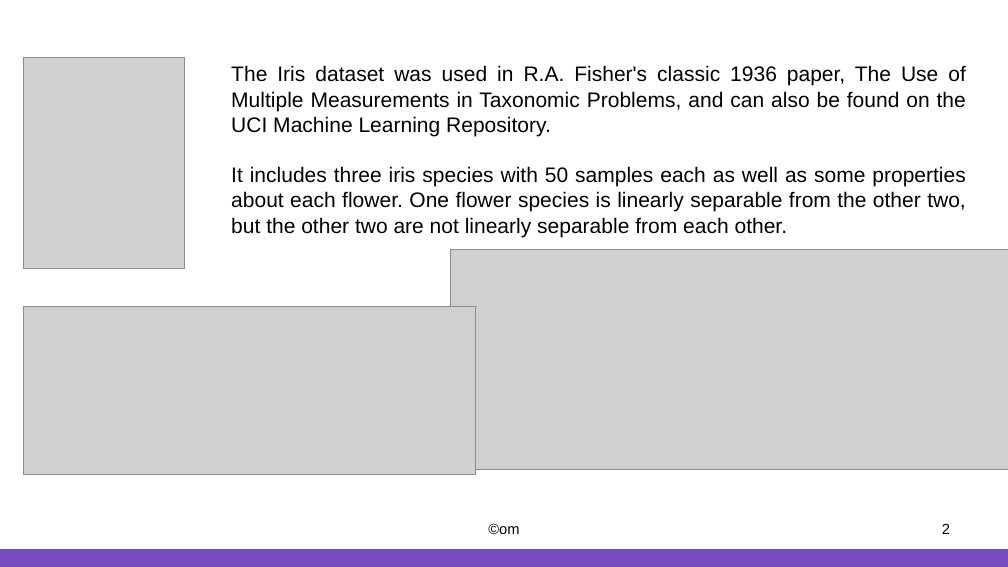
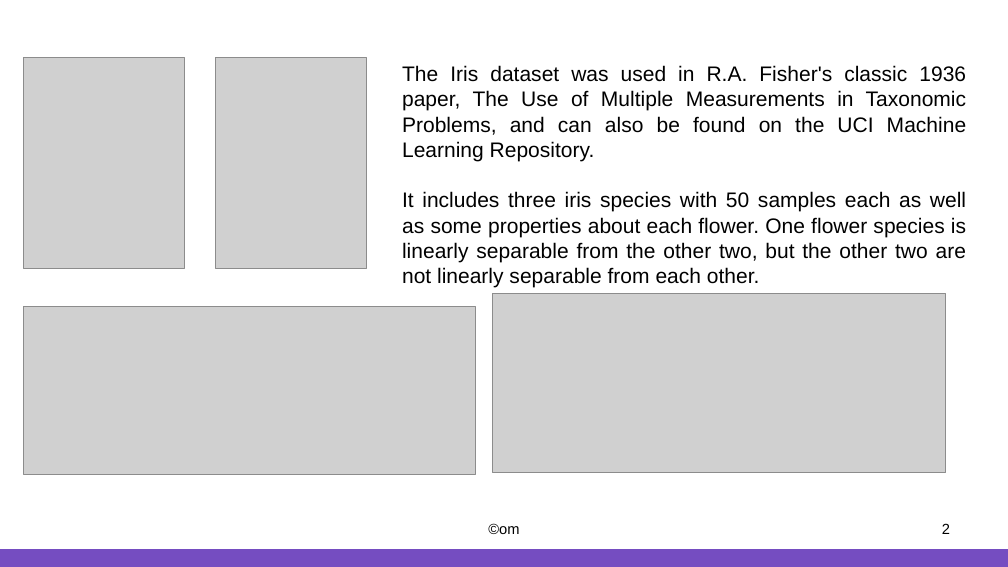
Before and after one commit to iData1011/data-analysis-projects, a slide deck: slide 2 of EDA-iris/slide/slide-iris.pptx. Drawn at 1008x567 pixels with LibreOffice and Linux fonts; fonts in the diff are those of the drawing; grey boxes stand for pictures. Boxes give left, top, right and bottom in pixels: in the first picture for what was removed or moved away, otherwise in the second. Text is boxed around its words. In the diff, an @@ line names an element or a change of style, - is before the commit and + after.

```diff
--- a/EDA-iris/slide/slide-iris.pptx
+++ b/EDA-iris/slide/slide-iris.pptx
@@ picture added at [216,57,366,268] @@
@@ text "The Iris dataset was used ..." rewrapped from [231,65,966,237] to [402,65,967,287] @@
@@ picture: place and size @@
-picture at [450,250,1008,470]
+picture at [493,293,946,473]
```
Also in this commit, not shown: 1 other slide changed, 1 slide added, 11 other files.
